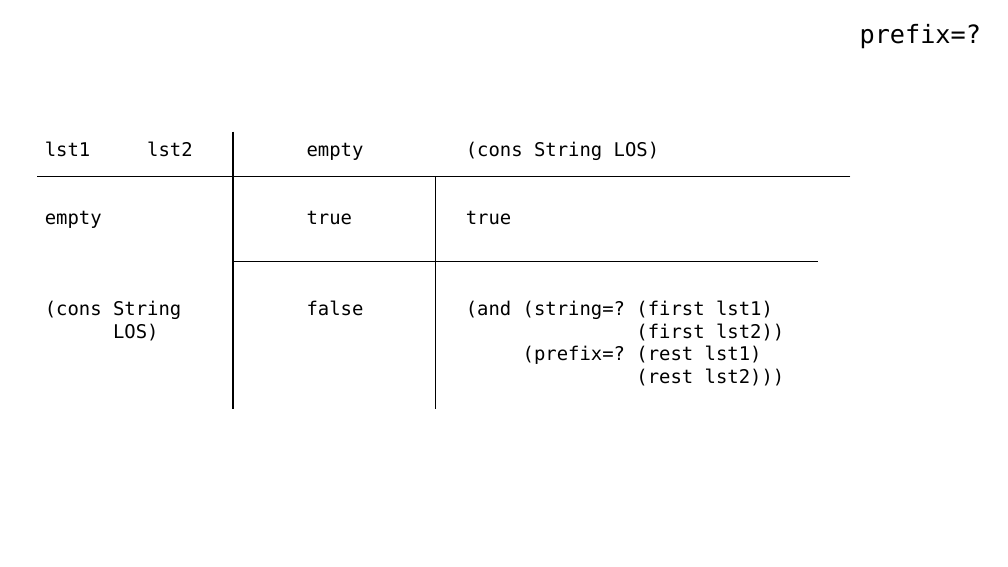
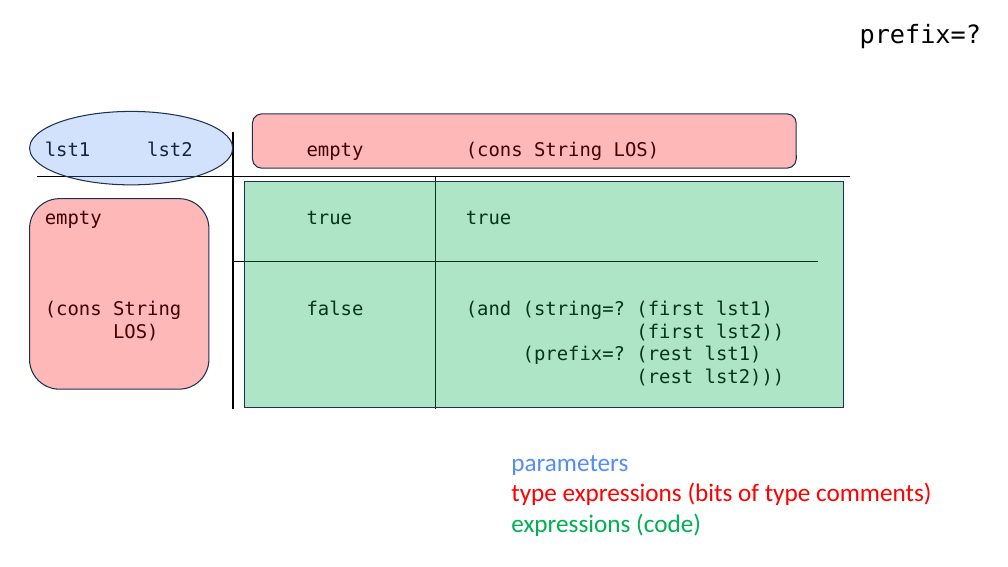
Before and after one commit to GregorKiczales/spd-materials, a slide deck: slide 9 of instructor/l11/lec11-pad.pptx. Drawn at 1008x567 pixels with LibreOffice and Linux fonts; fonts in the diff are those of the drawing. Boxes give left, top, right and bottom in pixels: in the first picture for what was removed or moved away, otherwise in the second. Text is boxed around its words. In the diff, an @@ line names an element or a change of style, - is before the commit and + after.

```diff
--- a/instructor/l11/lec11-pad.pptx
+++ b/instructor/l11/lec11-pad.pptx
@@ ellipse added at box(29, 111, 233, 185), fill #548DF6 at 26% opacity, outline #1E3256 1 pt @@
@@ rounded rectangle added at box(253, 114, 796, 169), fill #FF0000 at 28% opacity, outline #1E3256 1 pt @@
@@ rounded rectangle added at box(29, 199, 209, 389), fill #FF0000 at 28% opacity, outline #1E3256 1 pt @@
@@ rectangle added at box(245, 181, 843, 408), fill #00B050 at 32% opacity, outline #1E3256 1 pt @@
@@ text added at box(511, 455, 931, 536), 24 pt, text #FF0000 @@
+parameters
+type expressions (bits of type comments)
+expressions (code)
```
Also in this commit, not shown: 2 other slides changed, 1 slide added, 2 slides removed, 8 other files.
